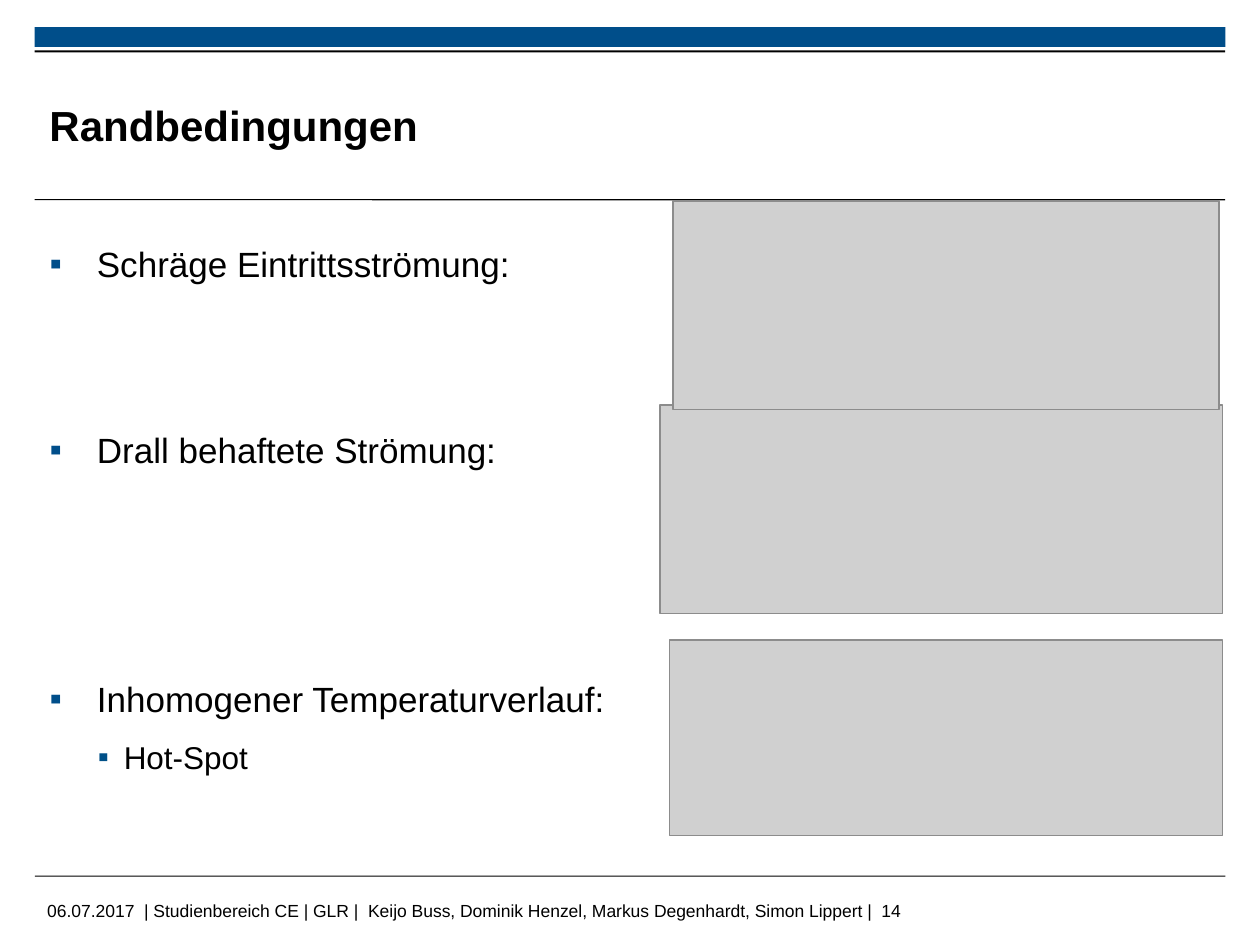
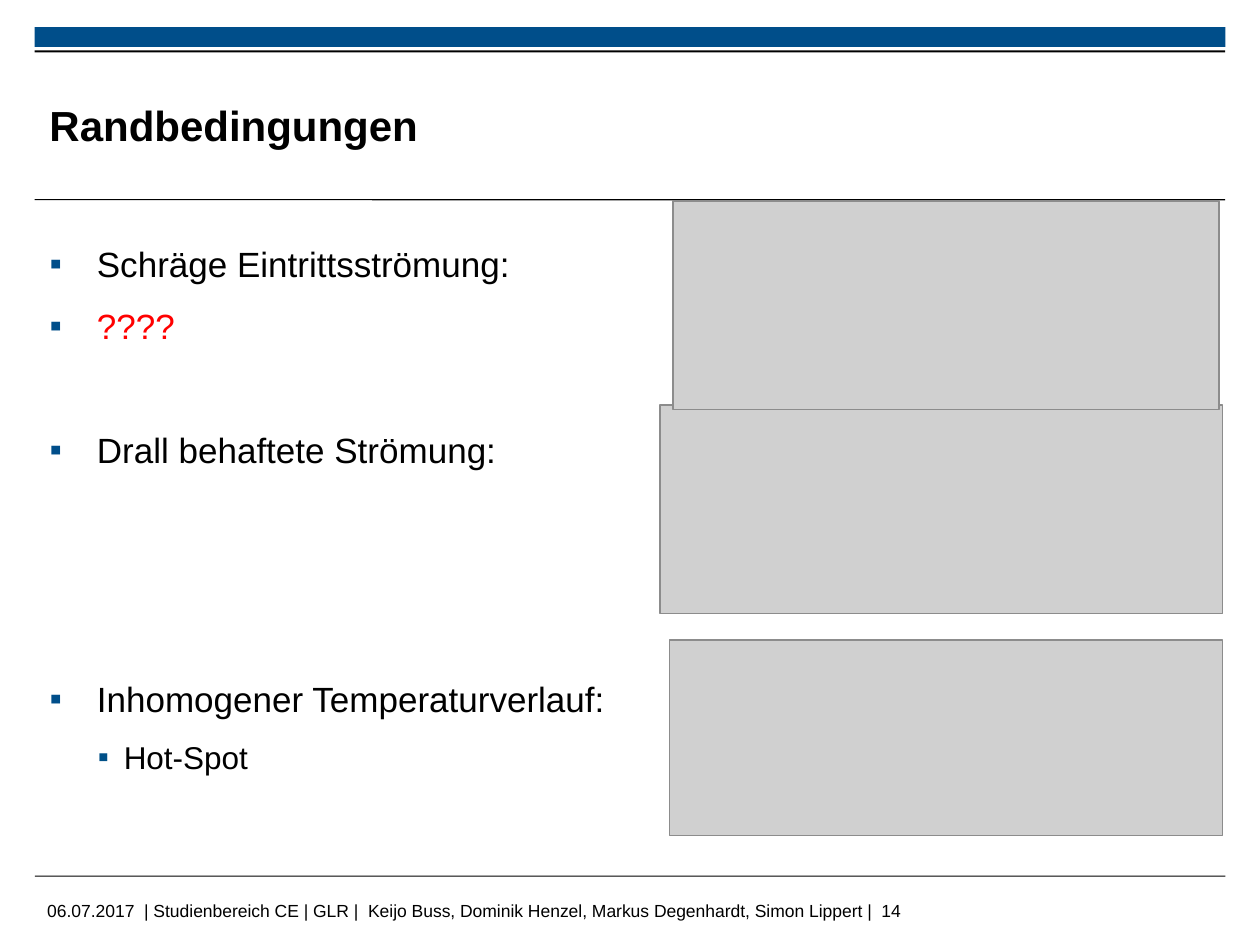
Before and after one commit to MDegenhardt/AusarbeitungADP, a slide deck: slide 14 of Präsentation/Abschluss_Präsentation_Keijo.pptx. Drawn at 1260x945 pixels with LibreOffice and Linux fonts; fonts in the diff are those of the drawing; grey boxes stand for pictures; background and template pictures are left out. Boxes give left, top, right and bottom in pixels: in the first picture for what was removed or moved away, otherwise in the second. Text is boxed around its words. In the diff, an @@ line names an element or a change of style, - is before the commit and + after.

```diff
--- a/Präsentation/Abschluss_Präsentation_Keijo.pptx
+++ b/Präsentation/Abschluss_Präsentation_Keijo.pptx
@@ text at [97,251,604,775]: paragraph added @@
+▪ ????
```
Also in this commit, not shown: 1 other slide changed, 1 other file.
